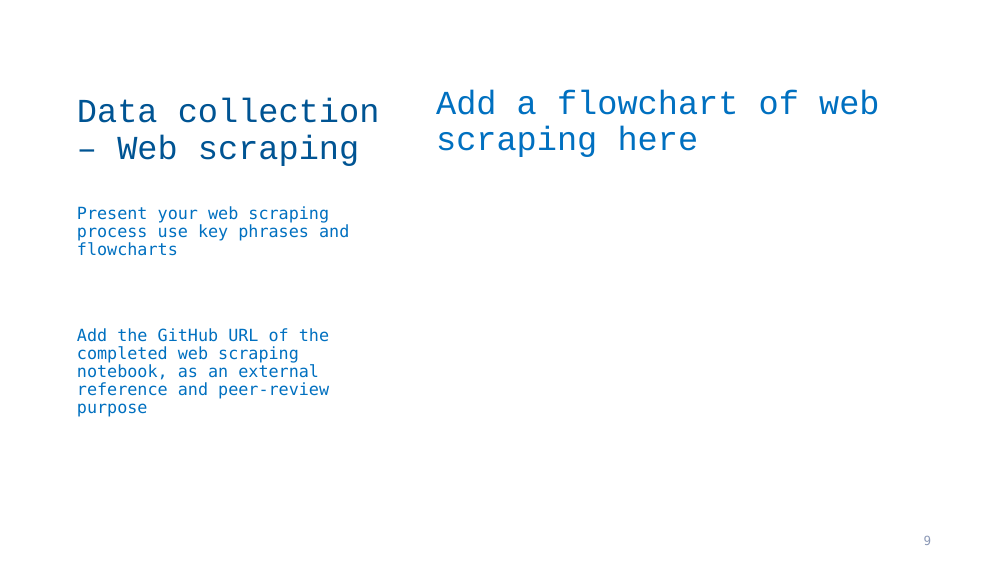
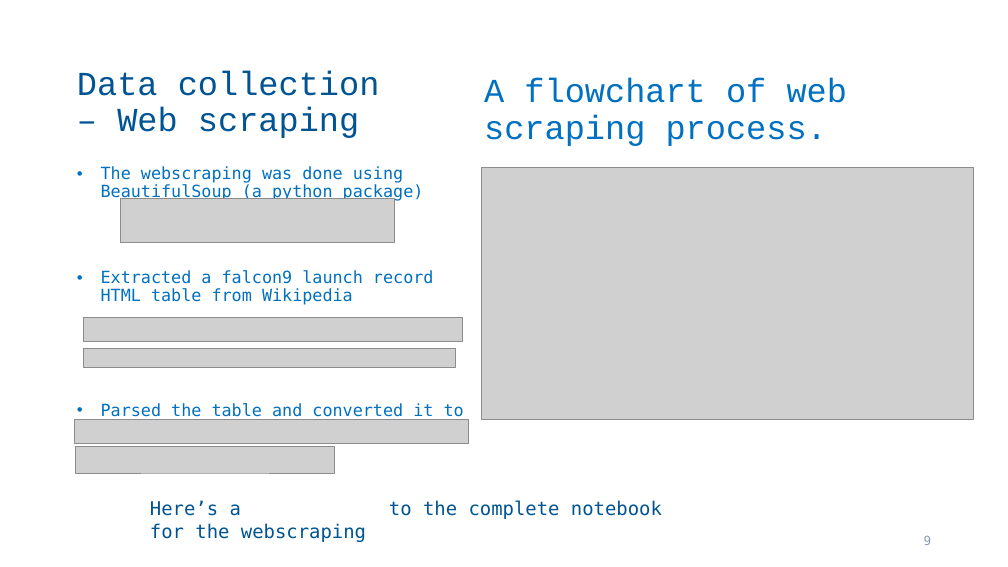
Before and after one commit to salamituns/IBM_tasks_Notebooks, a slide deck: slide 9 of IBM_Capstone_notes/ds-capstone-template.pptx. Drawn at 1008x567 pixels with LibreOffice and Linux fonts; fonts in the diff are those of the drawing; grey boxes stand for pictures. Boxes give left, top, right and bottom in pixels: in the first picture for what was removed or moved away, otherwise in the second. Text is boxed around its words. In the diff, an @@ line names an element or a change of style, - is before the commit and + after.

Commit message:
update spaceX notebook

```diff
--- a/IBM_Capstone_notes/ds-capstone-template.pptx
+++ b/IBM_Capstone_notes/ds-capstone-template.pptx
@@ title "Data collection – Web scraping": place and size @@
-title "Data collection – Web scraping" at (77,98,380,166)
+title "Data collection – Web scraping" at (77,70,380,138)
@@ text at (484,78,847,146): text changed @@
-Add a flowchart of web scraping here
+A flowchart of web scraping process.
@@ text at (101,166,464,439): text changed @@
-Present your web scraping process use key phrases and flowcharts
-Add the GitHub URL of the completed web scraping notebook, as an external reference and peer-review purpose
+• The webscraping was done using BeautifulSoup (a python package)
+• Extracted a falcon9 launch record HTML table from Wikipedia
+• Parsed the table and converted it to a dataframe.
@@ picture added at (482,168,973,420) @@
@@ picture added at (120,199,394,243) @@
@@ picture added at (83,318,462,342) @@
@@ picture added at (83,349,455,368) @@
@@ picture added at (74,420,468,444) @@
@@ picture added at (76,447,334,473) @@
@@ text added at (150,500,662,542), 18 pt, text #005493 @@
+Here’s a Github link to the complete notebook for the webscraping
```
Also in this commit, not shown: 13 other slides changed, 1 slide added, 1 slide removed, 9 other files.
